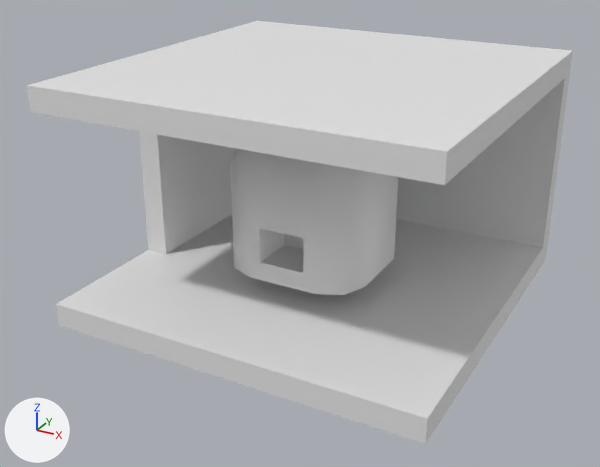
A saved change to the FBX model Assets/3DModels/Buildings/Productions/CoalGenerator/Level_01/CoalGenerator_Level_01_StraightLeft.fbx.
The view is the same before and after, from a camera (50 mm lens) standing at (7.55, -14.7, 8.61) and looking at (-0.08, -0.83, 1.67). Every picture has the same lights, and +X, +Y and +Z are marked at lower left. Where no turn or scale is listed for an object, it has been applied to the vertices.

Objects in the first picture: 'CoalGenerator_Level_01_FrontLeft'.
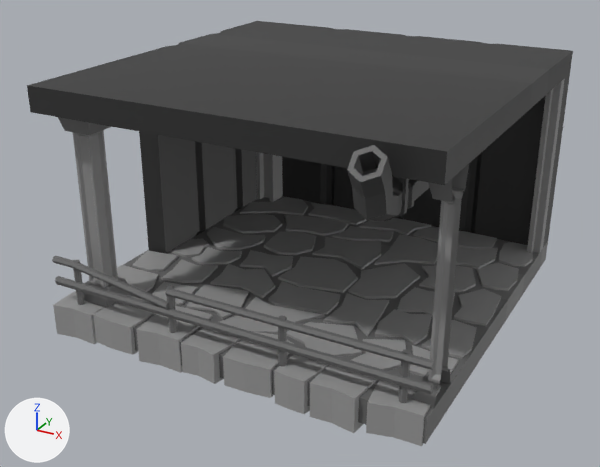
What differs and where, as boxes [x1, y1, x2, y2] in the pictures (600 x 467 px):
'CoalGenerator_Level_01_FrontLeft', reshaped: before [27, 21, 573, 444]; after [27, 21, 573, 446]
part 1 of me_cube_012, added: after [166, 288, 435, 370]
part 2 of me_cube_012, deleted: before [231, 149, 398, 295]
part 3 of me_cube_012, added: after [47, 22, 572, 446]
part 4 of me_cube_012, recoloured: [27, 21, 573, 444] in both

The change, as a list of edits to the scene's bpy script:
```text
Add img_palettetexture_png:
    img_palettetexture_png = load_image('PaletteTexture.png', '../../../../../Materials/Palette/PaletteTexture.png', 8, 8, 'sRGB')
Add mat_palette:
    mat_palette = principled_material('Palette')
    mat_palette.texture = img_palettetexture_png
Change me_cube_012:
    used by ob_coalgenerator_level_01_frontleft; location = (0.0, 0.0, 0.0)
    remove me_cube_012.from_pydata(...)  # 164 vertices, 160 faces; spans x -4.0..4.0, y -4.0..4.0, z 0.0..5.0
    add me_cube_012.from_pydata(...)  # 1710 vertices, 1439 faces; spans x -4.0..4.0, y -4.79..4.0, z -0.16..5.05
    me_cube_012 part 1: a new loose piece, a 6-sided cylinder along x spanning x -1.2..4.0, y -3.95..-3.8, z 1.37..1.5, in mat_palette (picture img_palettetexture_png)
    me_cube_012 part 2: the loose piece of 116 vertices spanning x -1.5..1.5, y -1.75..1.25, z 0.9..3.9 is deleted
    me_cube_012 part 3: 1650 vertices added at x -4.0..4.0, y -4.79..4.0, z -0.16..5.05
    me_cube_012 part 4: 22 faces spanning x -4.0..4.0, y -4.0..4.0, z 0.0..5.0 switch from no material to mat_palette (picture img_palettetexture_png)
```
